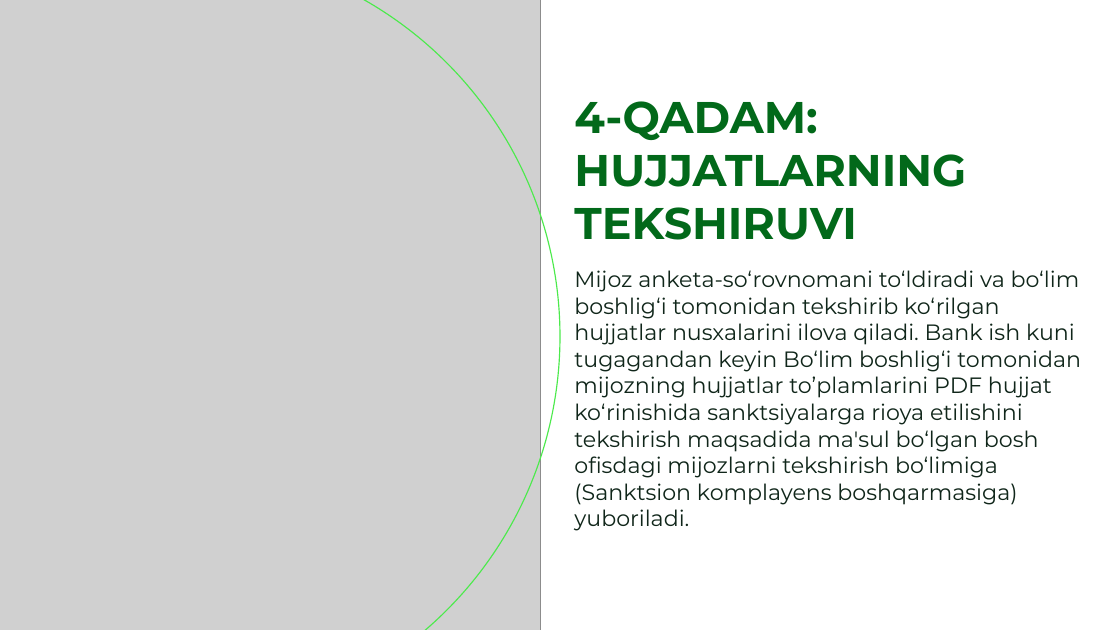
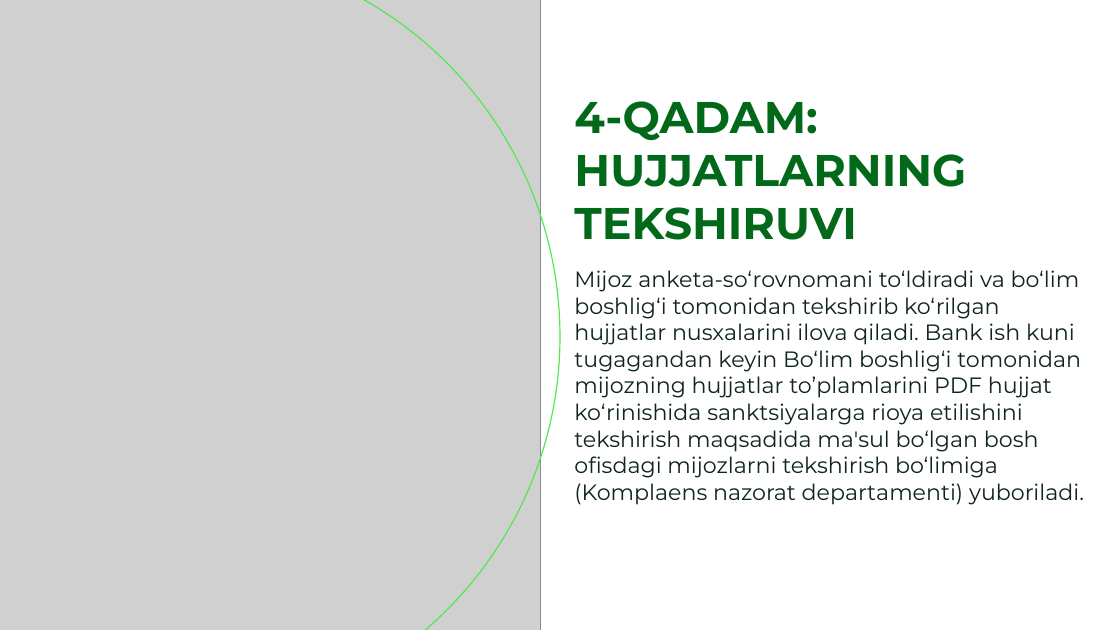
Before and after one commit to pusijuice5-coder/-1, a slide deck: slide 76 of OVZ_kurs_nerezidenty_novyj_dizajn.pptx. Drawn at 1120x630 pixels with LibreOffice and Linux fonts; fonts in the diff are those of the drawing; grey boxes stand for pictures; background and template pictures are left out. Boxes give left, top, right and bottom in pixels: in the first picture for what was removed or moved away, otherwise in the second. Text is boxed around its words. In the diff, an @@ line names an element or a change of style, - is before the commit and + after.

```diff
--- a/OVZ_kurs_nerezidenty_novyj_dizajn.pptx
+++ b/OVZ_kurs_nerezidenty_novyj_dizajn.pptx
@@ text at (574,270,1081,478): text changed @@
-Mijoz anketa-so‘rovnomani to‘ldiradi va bo‘lim boshlig‘i tomonidan tekshirib ko‘rilgan hujjatlar nusxalarini ilova qiladi. Bank ish kuni tugagandan keyin Bo‘lim boshlig‘i tomonidan mijozning hujjatlar to’plamlarini PDF hujjat ko‘rinishida sanktsiyalarga rioya etilishini tekshirish maqsadida ma'sul bo‘lgan bosh ofisdagi mijozlarni tekshirish bo‘limiga (Sanktsion komplayens boshqarmasiga) yuboriladi.
+Mijoz anketa-so‘rovnomani to‘ldiradi va bo‘lim boshlig‘i tomonidan tekshirib ko‘rilgan hujjatlar nusxalarini ilova qiladi. Bank ish kuni tugagandan keyin Bo‘lim boshlig‘i tomonidan mijozning hujjatlar to’plamlarini PDF hujjat ko‘rinishida sanktsiyalarga rioya etilishini tekshirish maqsadida ma'sul bo‘lgan bosh ofisdagi mijozlarni tekshirish bo‘limiga (Komplaens nazorat departamenti) yuboriladi.
```
Also in this commit, not shown: 27 other slides changed, 1 other file.
